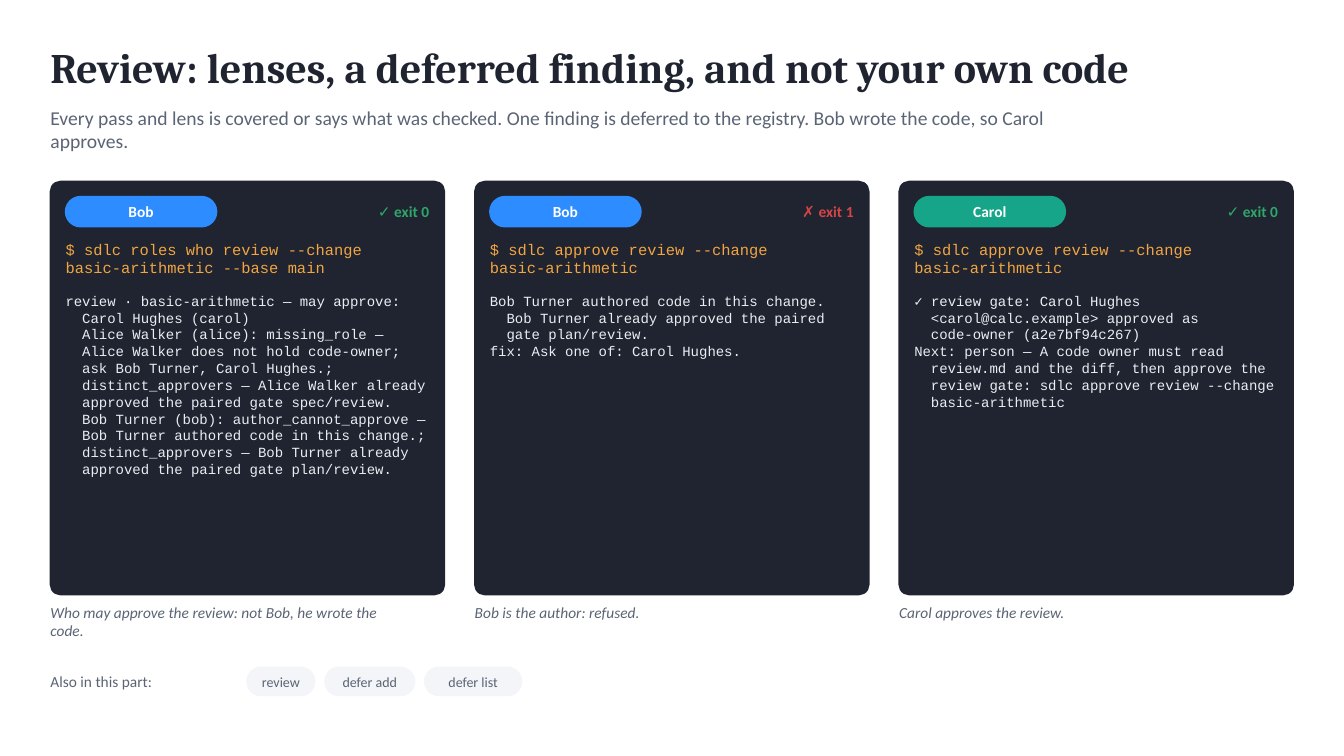
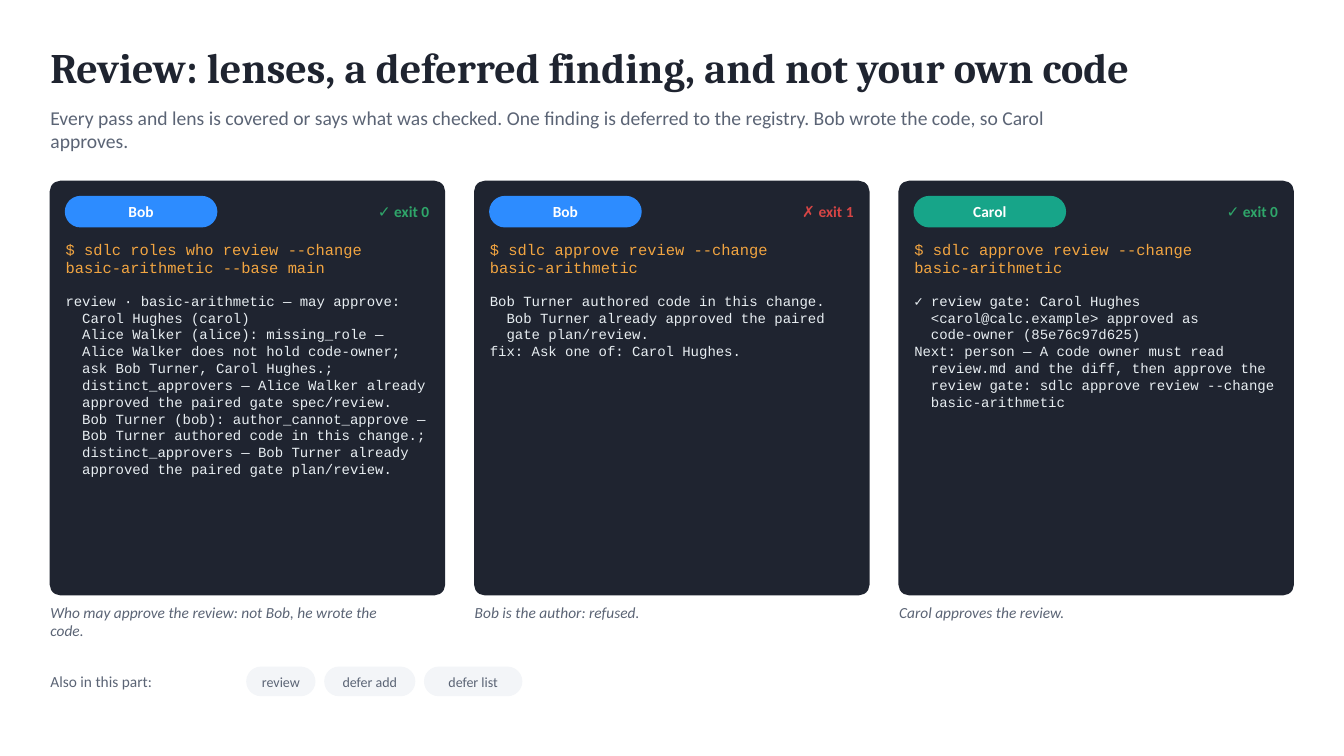
Before and after one commit to marin-ai-tech/sdlc, a slide deck: slide 12 of docs/demo/sdlc-calculator-demo.en.pptx. Drawn at 1344x756 pixels with LibreOffice and Linux fonts; fonts in the diff are those of the drawing. Boxes give left, top, right and bottom in pixels: in the first picture for what was removed or moved away, otherwise in the second. Text is boxed around its words. In the diff, an @@ line names an element or a change of style, - is before the commit and + after.

```diff
--- a/docs/demo/sdlc-calculator-demo.en.pptx
+++ b/docs/demo/sdlc-calculator-demo.en.pptx
@@ text at (931, 329, 1140, 342): text changed @@
-code-owner (a2e7bf94c267)
+code-owner (85e76c97d625)
```
Also in this commit, not shown: 6 other slides changed, 36 other files.
